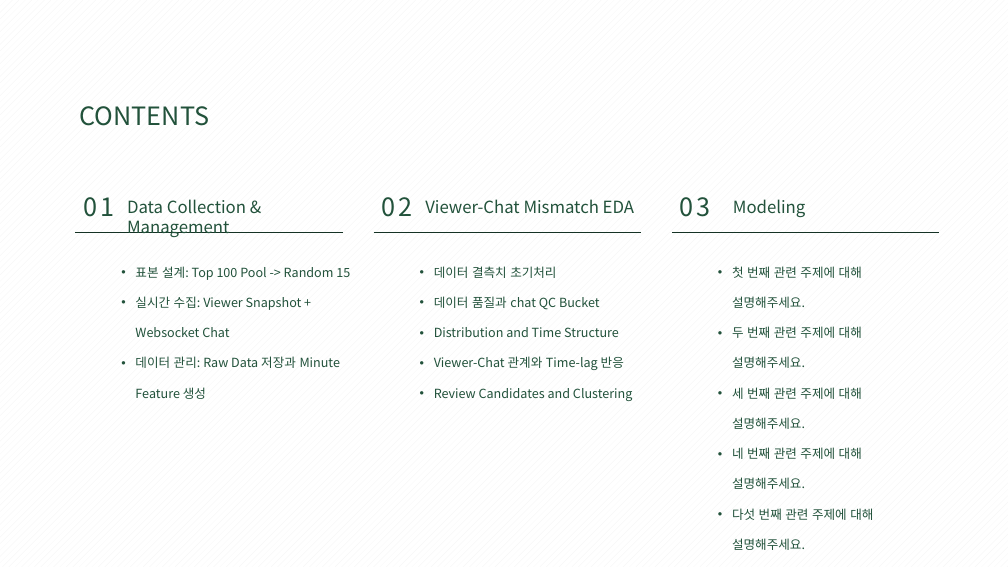
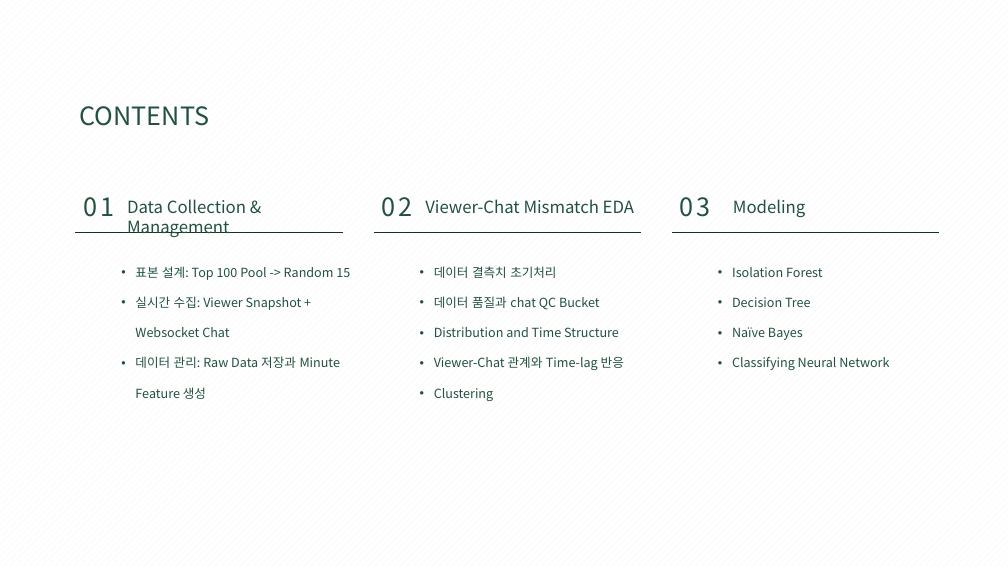
Before and after one commit to dgddgd314/DM_project-1-, a slide deck: slide 2 of my_job/dm_project_midterm_f.pptx (slide 3 before the commit). Drawn at 1008x567 pixels with LibreOffice and Linux fonts; fonts in the diff are those of the drawing. Boxes give left, top, right and bottom in pixels: in the first picture for what was removed or moved away, otherwise in the second. Text is boxed around its words. In the diff, an @@ line names an element or a change of style, - is before the commit and + after.

```diff
--- a/my_job/dm_project_midterm_f.pptx
+++ b/my_job/dm_project_midterm_f.pptx
@@ text at [732,267,889,370]: text changed @@
-• 첫 번째 관련 주제에 대해 설명해주세요.
-• 두 번째 관련 주제에 대해 설명해주세요.
-• 세 번째 관련 주제에 대해 설명해주세요.
-• 네 번째 관련 주제에 대해 설명해주세요.
-• 다섯 번째 관련 주제에 대해 설명해주세요.
+• Isolation Forest
+• Decision Tree
+• Naïve Bayes
+• Classifying Neural Network
@@ text at [434,388,493,401]: text changed @@
-• Review Candidates and Clustering
+• Clustering
```
Also in this commit, not shown: 3 other slides changed, 11 slides added, 14 slides removed, 31 other files.
